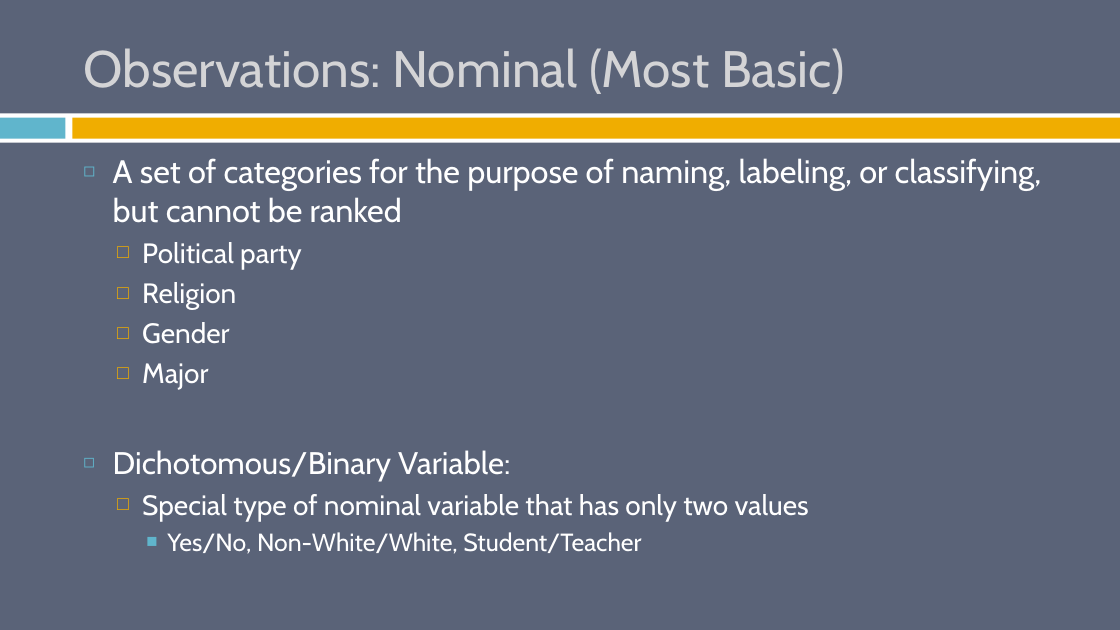
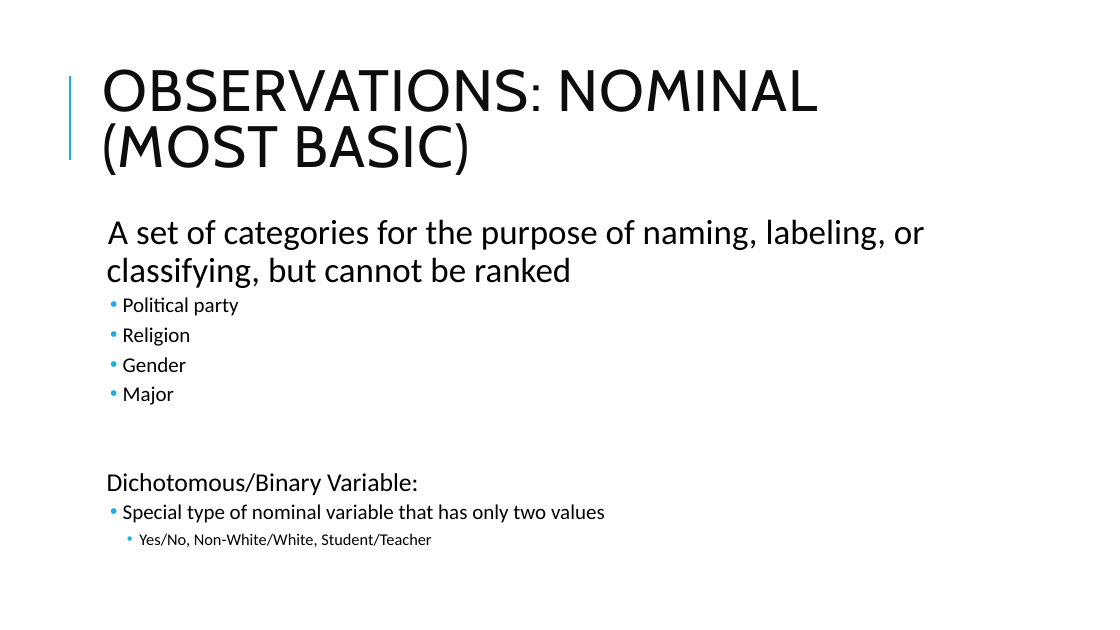
Before and after one commit to burrelvannjr/gradstats_sdsu, a slide deck: slide 18 of ppts/1_intro.pptx. Drawn at 1120x630 pixels with LibreOffice and Linux fonts; fonts in the diff are those of the drawing. Boxes give left, top, right and bottom in pixels: in the first picture for what was removed or moved away, otherwise in the second. Text is boxed around its words. In the diff, an @@ line names an element or a change of style, - is before the commit and + after.

```diff
--- a/ppts/1_intro.pptx
+++ b/ppts/1_intro.pptx
@@ background #5A6378 to #FFFFFF @@
@@ line added from (70, 160) to (70, 76), #1CADE4 1.5 pt @@
@@ title at (x1=102, y1=69, x2=818, y2=175): text changed; size 44 to 50 pt; text colour #D4D4D6 to #0D0D0D @@
-Observations: Nominal (Most Basic)
+OBSERVATIONS: NOMINAL (MOST BASIC)
@@ rectangle removed at (x1=0, y1=113, x2=1120, y2=143) @@
@@ rectangle removed at (x1=0, y1=118, x2=66, y2=139) @@
@@ rectangle removed at (x1=72, y1=118, x2=1120, y2=139) @@
@@ text "A set of categories for ..." moved from (x1=113, y1=158, x2=1042, y2=554) to (x1=107, y1=219, x2=925, y2=547) @@
@@ text "A set of categories for ..." at (x1=107, y1=219, x2=925, y2=547): size 27.8 to 30 pt in "A set of categories for the purpose ..."; font Cabin to Calibri, text colour #FFFFFF to #000000; size 24.1 to 18 pt in "Political party", "Religion", "Gender", "Major" and 1 more places; size 26.8 to 22 pt in "Dichotomous/Binary Variable:"; size 21.3 to 14 pt in "Yes/No, Non-White/White, Student/Teacher"; bullet ◻ to  ; line spacing 1 to 0.9; more space between paragraphs; bullet colour #60B5CC to #1CADE4; bullet □ to •; bullet colour #F0AD00 to #1CADE4; bullet ■ to • @@
```
Also in this commit, not shown: 31 other slides changed, 1 other file.
